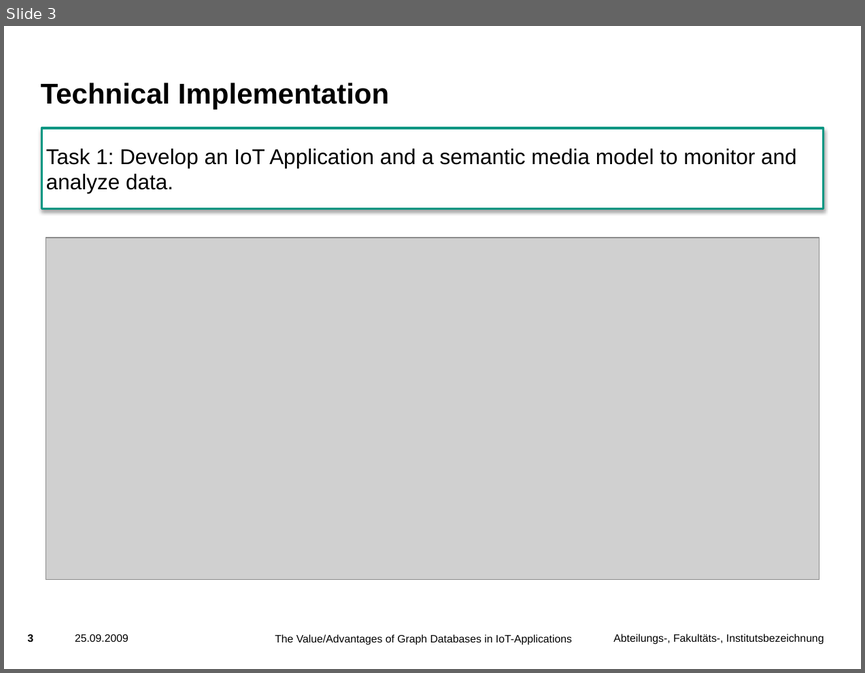
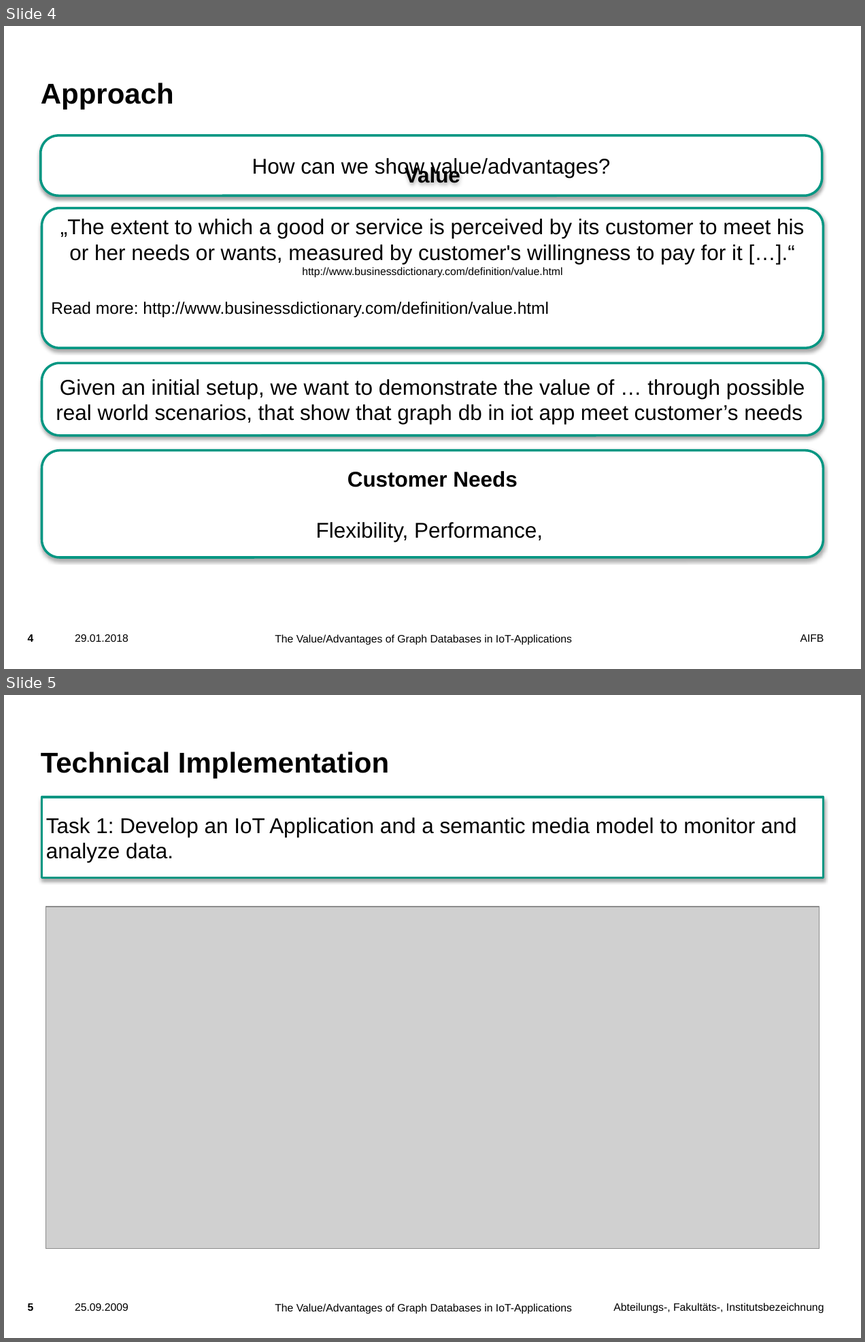
Before and after one commit to marpolus/IoT-Seminar---Graph-Databases, a slide deck: Abschlusspräsentation_V0.4.pptx. Shown one above the other, each under a label of ours: slide 3 before the commit, slides 4 and 5 after it. The pictures are 865x673 and 865x1342 pixels, drawn with LibreOffice and Linux fonts; fonts in the diff are those of the drawing; grey boxes stand for pictures; background and template pictures are left out. Boxes give left, top, right and bottom in pixels: in the first picture for what was removed or moved away, otherwise in the second. Text is boxed around its words. In the diff, an @@ line names an element or a change of style, - is before the commit and + after.

```diff
--- a/Abschlusspräsentation_V0.4.pptx
+++ b/Abschlusspräsentation_V0.4.pptx
@@ slide 4 added at [4,26,861,669], background picture (left out); not listed: 1 template element that a slide beside it also shows @@
@@ title added at [41,82,174,110], 24 pt, text #000000, bold @@
+Approach
@@ rounded rectangle added at [41,135,822,195], fill #FFFFFF, outline #009682 2 pt, 18 pt, text #000000 @@
+How can we show value/advantages?
@@ rounded rectangle added at [41,208,823,347], fill #FFFFFF, outline #009682 2 pt, 18 pt, text #000000 @@
+Value
+„The extent to which a good or service is perceived by its customer to meet his or her needs or wants, measured by customer's willingness to pay for it […].“
+http://www.businessdictionary.com/definition/value.html
+Read more: http://www.businessdictionary.com/definition/value.html
@@ rounded rectangle added at [41,363,823,435], fill #FFFFFF, outline #009682 2 pt, 18 pt, text #000000 @@
+Given an initial setup, we want to demonstrate the value of … through possible real world scenarios, that show that graph db in iot app meet customer’s needs
@@ rounded rectangle added at [41,450,823,557], fill #FFFFFF, outline #009682 2 pt, 18 pt, text #000000 @@
+Customer Needs
+Flexibility, Performance,
@@ page number added at [28,634,34,641], 9 pt, text #000000, bold @@
+4
@@ text added at [75,634,128,641], 9 pt, text #000000 @@
+29.01.2018
@@ text added at [800,634,824,641], 9 pt, text #000000 @@
+AIFB
@@ what was slide 3 is now slide 5 @@
@@ page number at [28,1303,34,1310]: text changed @@
-3
+5
```
Also in this commit, not shown: 1 slide changed, 1 other slide added.
